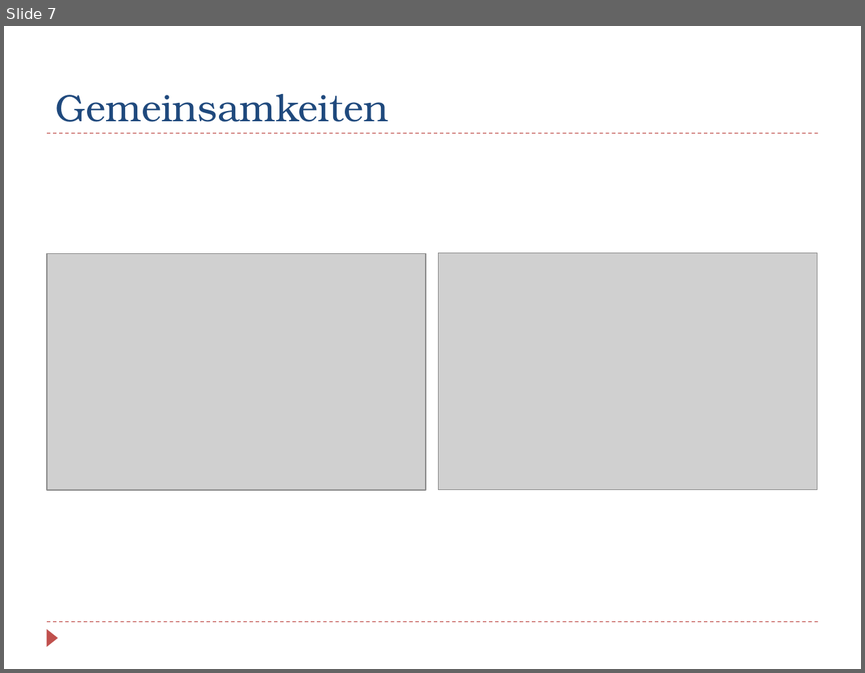
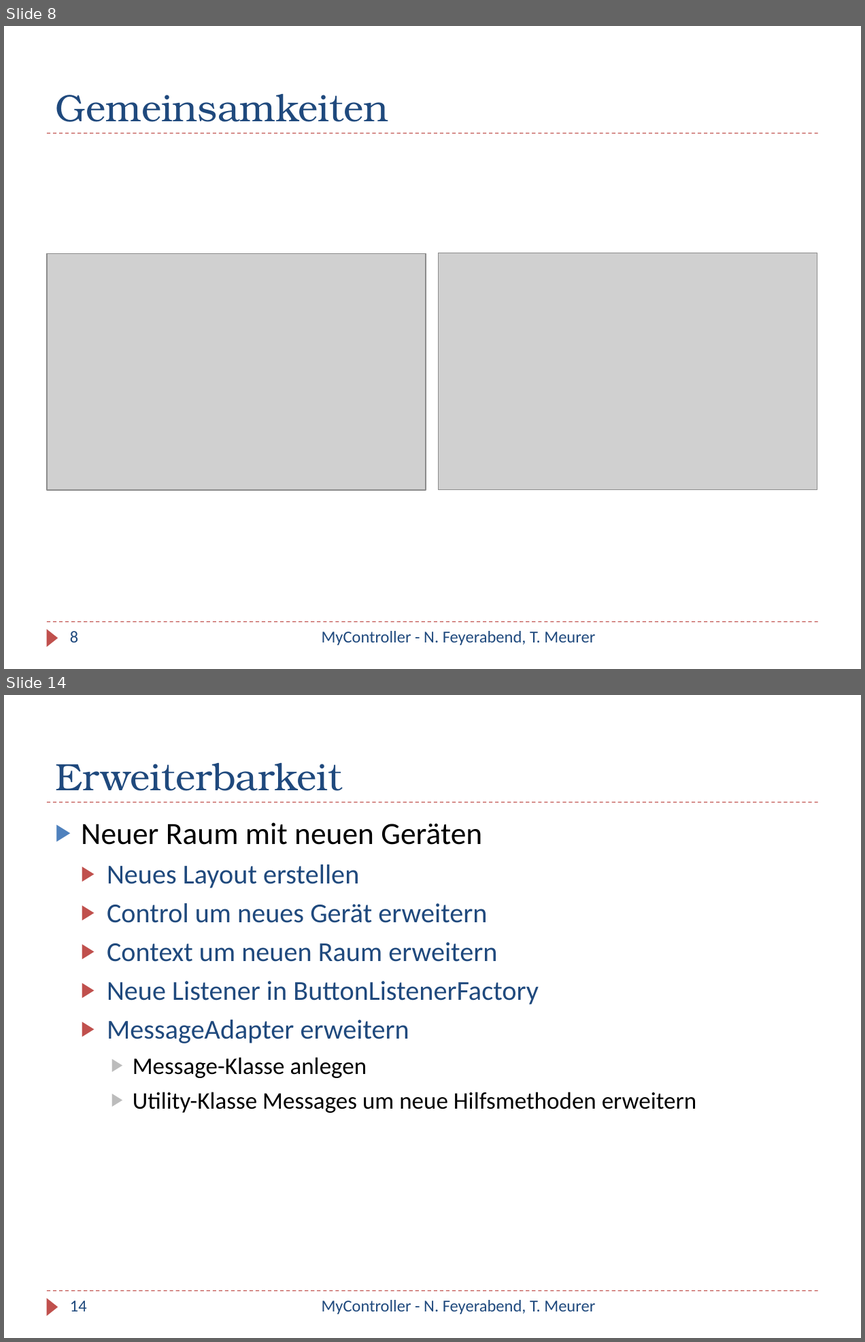
Before and after one commit to iBot/WP_SHC, a slide deck: dokumente/Präsentation/MyController.pptx. Shown one above the other, each under a label of ours: slide 7 before the commit, slides 8 and 14 after it; the slides between them are not shown. The pictures are 865x673 and 865x1342 pixels, drawn with LibreOffice and Linux fonts; fonts in the diff are those of the drawing; grey boxes stand for pictures. Boxes give left, top, right and bottom in pixels: in the first picture for what was removed or moved away, otherwise in the second. Text is boxed around its words. In the diff, an @@ line names an element or a change of style, - is before the commit and + after.

```diff
--- a/dokumente/Präsentation/MyController.pptx
+++ b/dokumente/Präsentation/MyController.pptx
@@ slide 14 added at [4, 695, 861, 1338], background #FFFFFF; not listed: 3 template elements that a slide beside it also shows @@
@@ title added at [55, 763, 342, 791], 32 pt, text #1F497D @@
+Erweiterbarkeit
@@ text added at [81, 822, 696, 1113], 23 pt, text #1F497D @@
+▶ Neuer Raum mit neuen Geräten
+  ▶ Neues Layout erstellen
+  ▶ Control um neues Gerät erweitern
+  ▶ Context um neuen Raum erweitern
+  ▶ Neue Listener in ButtonListenerFactory
+  ▶ MessageAdapter erweitern
+    ▶ Message-Klasse anlegen
+    ▶ Utility-Klasse Messages um neue Hilfsmethoden erweitern
@@ page number added at [70, 1300, 87, 1311], 14 pt, text #1F497D @@
+14
@@ text added at [322, 1300, 595, 1314], 14 pt, text #1F497D @@
+MyController - N. Feyerabend, T. Meurer
@@ what was slide 7 is now slide 8 @@
@@ slide 8 changed as well @@
@@ page number added at [70, 631, 78, 642], 14 pt, text #1F497D @@
+8
@@ text added at [322, 631, 595, 645], 14 pt, text #1F497D @@
+MyController - N. Feyerabend, T. Meurer
```
Also in this commit, not shown: 6 other slides changed, 11 other slides added, 1 slide removed, 1 other file.
